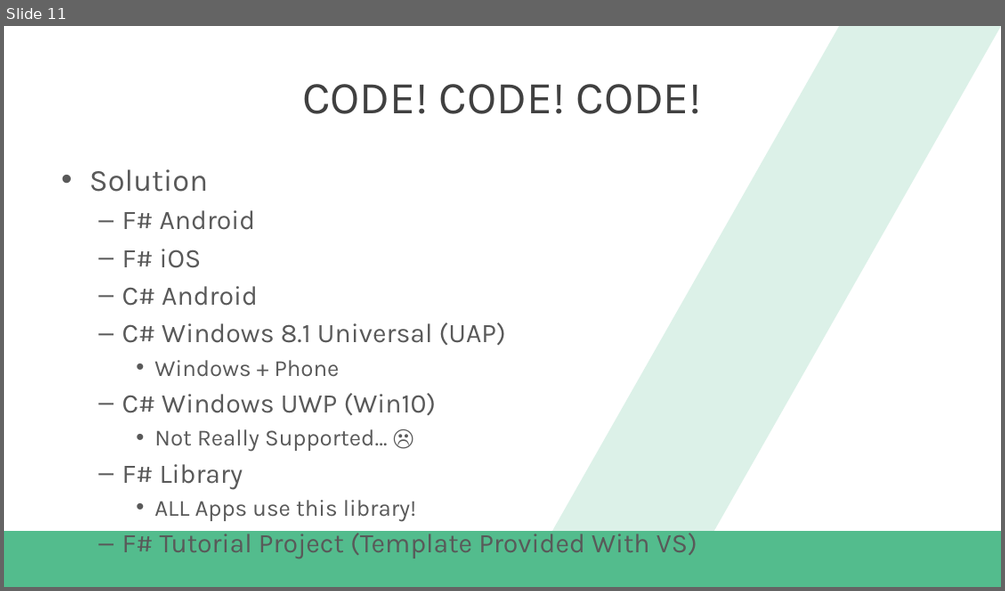
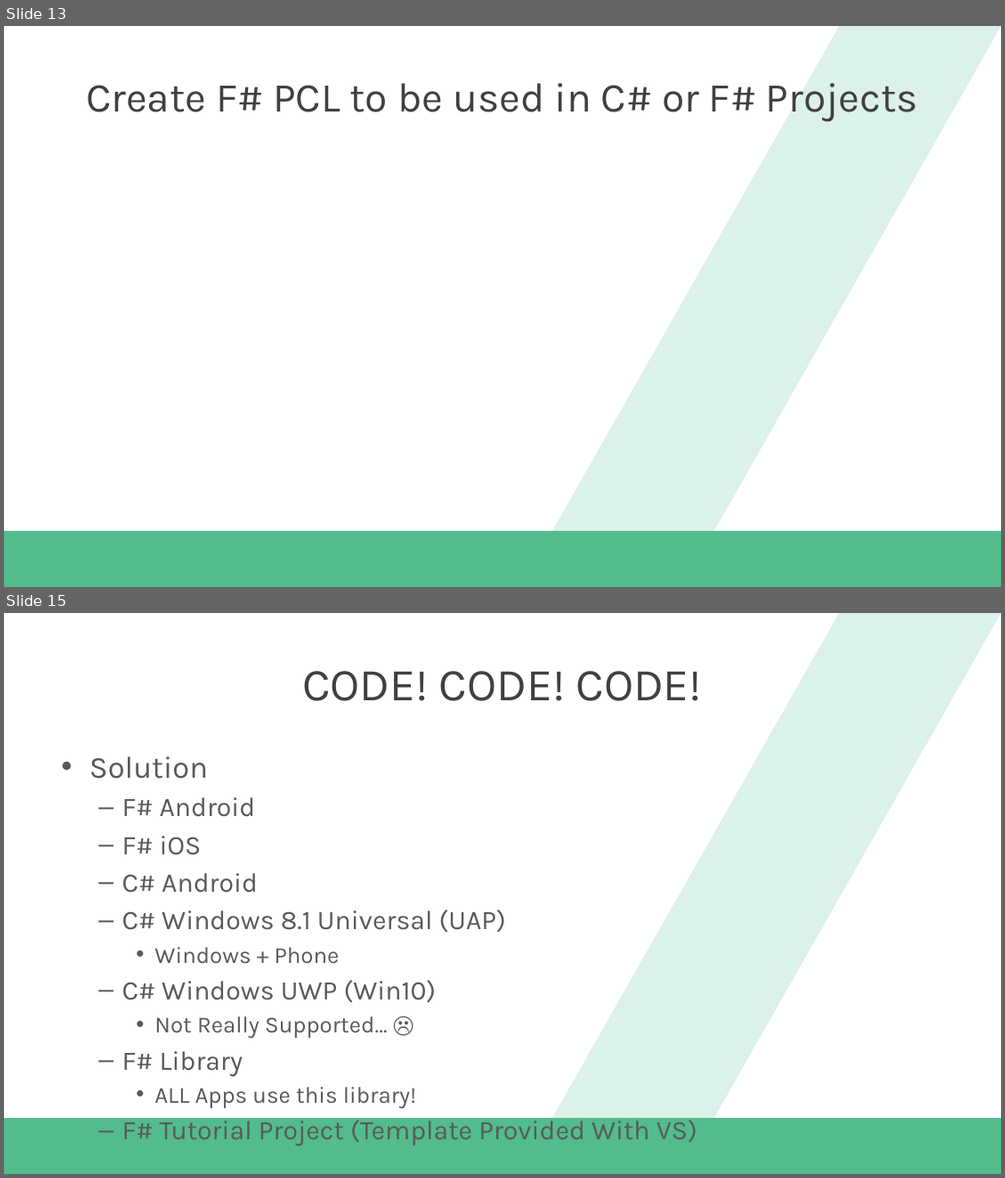
Before and after one commit to dannydwarren/FSharpXamarin, a slide deck: FSharpXamarin_Slides.pptx. Shown one above the other, each under a label of ours: slide 11 before the commit, slides 13 and 15 after it; the slides between them are not shown. The pictures are 1005x591 and 1005x1178 pixels, drawn with LibreOffice and Linux fonts; fonts in the diff are those of the drawing; background and template pictures are left out. Boxes give left, top, right and bottom in pixels: in the first picture for what was removed or moved away, otherwise in the second. Text is boxed around its words. In the diff, an @@ line names an element or a change of style, - is before the commit and + after.

Commit message:
-Added new C# UI projects created directly in VS2015 (Now possible) -Updated slides to reflect this new information -Lots of Auto Changes

```diff
--- a/FSharpXamarin_Slides.pptx
+++ b/FSharpXamarin_Slides.pptx
@@ slide 13 added at box(4, 26, 1001, 587), background #FFFFFF; not listed: 2 template elements that a slide beside it also shows @@
@@ title added at box(86, 83, 918, 121), 39.6 pt, text #404040 @@
+Create F# PCL to be used in C# or F# Projects
@@ what was slide 11 is now slide 15 @@
```
Also in this commit, not shown: 5 slides changed, 5 other slides added, 1 slide removed, 22 other files.
